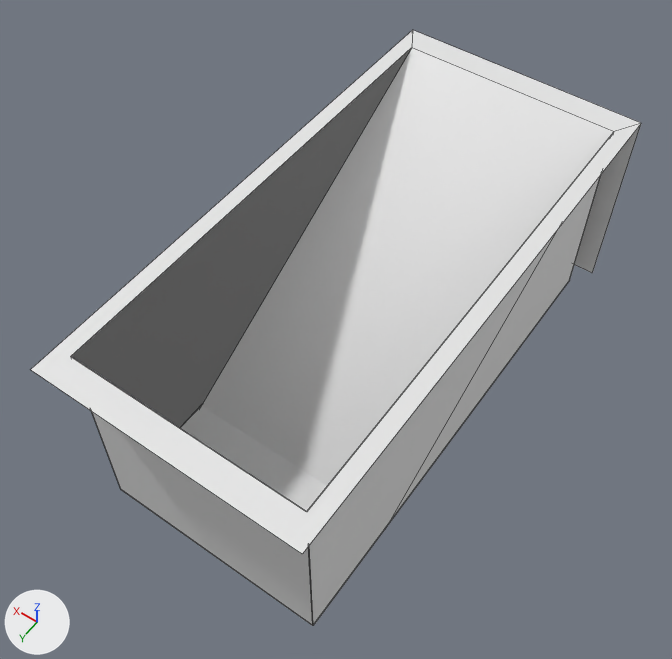
The Blender file blender_models/dice_box_spaceship.blend as it was, and as the next commit left it.
The view is the same before and after, from a 50 mm camera at (-5.58, 8.74, 12.74) aimed at (0.3, 0.51, -0.19). The axes (+X, +Y, +Z) are drawn at lower left. The lights are the same throughout. Mesh edges are drawn as thin lines. Materials are left out; every surface is plain grey.

In view in the first picture: 'BoxSlope-col', 'DiceBox-col'.
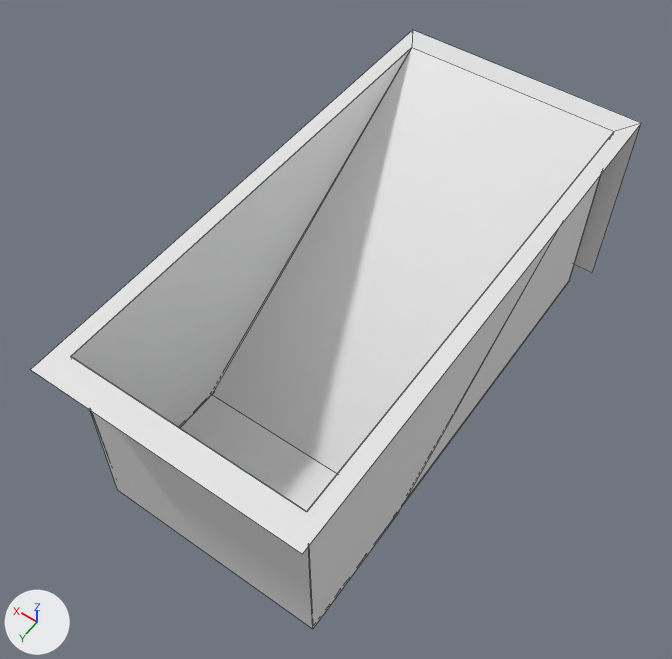
Boxes (x1, y1, x2, y2) around the edits, measured in the pictures (672 x 659 px; the box of a moved part takes in the faces that stretch with it):
'DiceBox-col', reshaped
    before: (31, 30, 641, 626)
    after: (31, 30, 641, 629)
'BoxSlope-col', reshaped
    before: (202, 48, 613, 486)
    after: (212, 48, 613, 473)
part 1 of me_cube_001, moved or reshaped
    before: (181, 406, 327, 511)
    after: (90, 243, 551, 629)

The change, as a list of edits to the scene's bpy script:
```text
Change me_cube_001:
    where me_cube_001.from_pydata(...)  # 34 vertices, 13 faces; spans x -2.4..2.4, y -5.0..5.0, z -2.0..2.0
    used by ob_dicebox_col; location = (0.0, 0.0, 0.0)
    me_cube_001 part 1
    me_cube_001.vertices[1].co: (-2.1, -4.5, -1.95) -> (-2.13, 2.04, -1.95)  # pixel (569, 280) -> pixel (398, 512)
    me_cube_001.vertices[3].co: (-2.1, 4.5, -1.95) -> (-2.13, 4.55, -1.95)  # pixel (312, 625) -> pixel (312, 629)
    me_cube_001.vertices[6].co: (2.1, -4.5, -1.95) -> (2.13, 2.04, -1.95)
    me_cube_001.vertices[8].co: (2.1, 4.5, -1.95) -> (2.13, 4.55, -1.95)  # pixel (121, 489) -> pixel (117, 490)
Change me_plane:
    where me_plane.from_pydata(...)  # 4 vertices, 1 face; spans x -2.1..2.1, y -4.5..2.42, z -2.0..2.0
    used by ob_boxslope_col; location = (0.0, 0.0, 0.0)
    me_plane part 2
    me_plane.vertices[2].co: (-2.1, 2.42, -2.0) -> (-2.1, 2.04, -1.95)  # pixel (384, 529) -> not seen
    me_plane.vertices[3].co: (2.1, 2.42, -2.0) -> (2.1, 2.04, -1.95)  # not seen -> pixel (211, 394)
```
